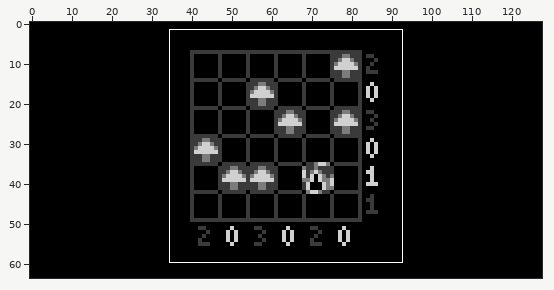
Sprite sheet -- tests/summercamp/image9.png. Above, an overview of the earlier version with the close-up marked.
Close-up. Before the edit:
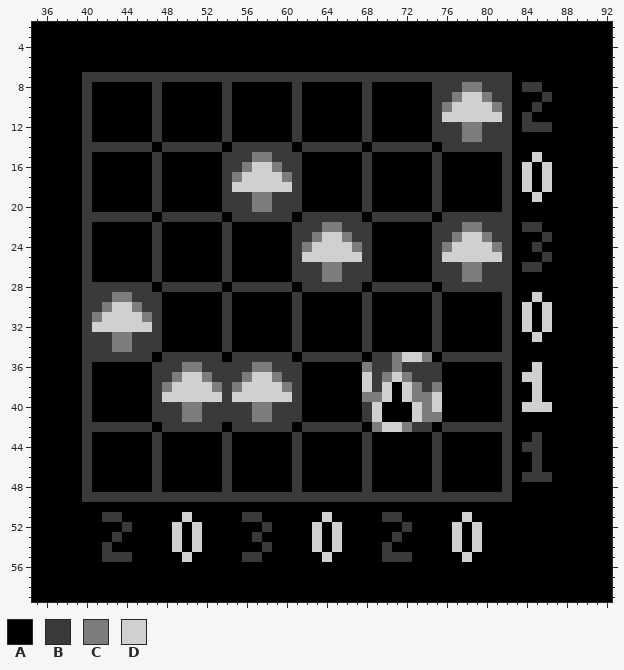
The file is 128x64 pixels. Shown: x 35..92, y 2..59.
Palette (. is transparent): A #000000  B #3a3a3a  C #7c7c7c  D #d0d0d0
Pixels before (only the part around the change), first column x 35:
 2 AAAAAAAAAAAAAAAAAAAAAAAAAAAAAAAAAAAAAAAAAAAAAAAAAAAAAAAAAA
 3 AAAAAAAAAAAAAAAAAAAAAAAAAAAAAAAAAAAAAAAAAAAAAAAAAAAAAAAAAA
 4 AAAAAAAAAAAAAAAAAAAAAAAAAAAAAAAAAAAAAAAAAAAAAAAAAAAAAAAAAA
 5 AAAAAAAAAAAAAAAAAAAAAAAAAAAAAAAAAAAAAAAAAAAAAAAAAAAAAAAAAA
 6 AAAAAAAAAAAAAAAAAAAAAAAAAAAAAAAAAAAAAAAAAAAAAAAAAAAAAAAAAA
 7 AAAAABBBBBBBBBBBBBBBBBBBBBBBBBBBBBBBBBBBBBBBBBBBAAAAAAAAAA
 8 AAAAABAAAAAABAAAAAABAAAAAABAAAAAABAAAAAABBBCCBBBABBAAAAAAA
 9 AAAAABAAAAAABAAAAAABAAAAAABAAAAAABAAAAAABBCDDCBBAAABAAAAAA
10 AAAAABAAAAAABAAAAAABAAAAAABAAAAAABAAAAAABCDDDDCBAABAAAAAAA
11 AAAAABAAAAAABAAAAAABAAAAAABAAAAAABAAAAAABDDDDDDBABAAAAAAAA
12 AAAAABAAAAAABAAAAAABAAAAAABAAAAAABAAAAAABBBCCBBBABBBAAAAAA
13 AAAAABAAAAAABAAAAAABAAAAAABAAAAAABAAAAAABBBCCBBBAAAAAAAAAA
14 AAAAABBBBBBBABBBBBBABBBBBBABBBBBBABBBBBBABBBBBBBAAAAAAAAAA
15 AAAAABAAAAAABAAAAAABBBCCBBBAAAAAABAAAAAABAAAAAABAADAAAAAAA
16 AAAAABAAAAAABAAAAAABBCDDCBBAAAAAABAAAAAABAAAAAABADADAAAAAA
17 AAAAABAAAAAABAAAAAABCDDDDCBAAAAAABAAAAAABAAAAAABADADAAAAAA
18 AAAAABAAAAAABAAAAAABDDDDDDBAAAAAABAAAAAABAAAAAABADADAAAAAA
19 AAAAABAAAAAABAAAAAABBBCCBBBAAAAAABAAAAAABAAAAAABAADAAAAAAA
20 AAAAABAAAAAABAAAAAABBBCCBBBAAAAAABAAAAAABAAAAAABAAAAAAAAAA
21 AAAAABBBBBBBABBBBBBABBBBBBABBBBBBABBBBBBABBBBBBBAAAAAAAAAA
22 AAAAABAAAAAABAAAAAABAAAAAABBBCCBBBAAAAAABBBCCBBBABBAAAAAAA
23 AAAAABAAAAAABAAAAAABAAAAAABBCDDCBBAAAAAABBCDDCBBAAABAAAAAA
24 AAAAABAAAAAABAAAAAABAAAAAABCDDDDCBAAAAAABCDDDDCBAABAAAAAAA
25 AAAAABAAAAAABAAAAAABAAAAAABDDDDDDBAAAAAABDDDDDDBAAABAAAAAA
26 AAAAABAAAAAABAAAAAABAAAAAABBBCCBBBAAAAAABBBCCBBBABBAAAAAAA
27 AAAAABAAAAAABAAAAAABAAAAAABBBCCBBBAAAAAABBBCCBBBAAAAAAAAAA
28 AAAAABBBBBBBABBBBBBABBBBBBABBBBBBABBBBBBABBBBBBBAAAAAAAAAA
29 AAAAABBBCCBBBAAAAAABAAAAAABAAAAAABAAAAAABAAAAAABAADAAAAAAA
30 AAAAABBCDDCBBAAAAAABAAAAAABAAAAAABAAAAAABAAAAAABADADAAAAAA
31 AAAAABCDDDDCBAAAAAABAAAAAABAAAAAABAAAAAABAAAAAABADADAAAAAA
32 AAAAABDDDDDDBAAAAAABAAAAAABAAAAAABAAAAAABAAAAAABADADAAAAAA
33 AAAAABBBCCBBBAAAAAABAAAAAABAAAAAABAAAAAABAAAAAABAADAAAAAAA
34 AAAAABBBCCBBBAAAAAABAAAAAABAAAAAABAAAAAABAAAAAABAAAAAAAAAA
35 AAAAABBBBBBBABBBBBBABBBBBBABBBBBBABBCDDCABBBBBBBAAAAAAAAAA
36 AAAAABAAAAAABBBCCBBBBBCCBBBAAAAAACBBCBBBBAAAAAABAADAAAAAAA
37 AAAAABAAAAAABBCDDCBBBCDDCBBAAAAAADBCDCBBBAAAAAABADDAAAAAAA
38 AAAAABAAAAAABCDDDDCBCDDDDCBAAAAAADBDADCBCAAAAAABAADAAAAAAA
39 AAAAABAAAAAABDDDDDDBDDDDDDBAAAAAACCDADCCDAAAAAABAADAAAAAAA
40 AAAAABAAAAAABBBCCBBBBBCCBBBAAAAAABDAAADCDAAAAAABADDDAAAAAA
41 AAAAABAAAAAABBBCCBBBBBCCBBBAAAAAABDAAADCCAAAAAABAAAAAAAAAA
42 AAAAABBBBBBBABBBBBBABBBBBBABBBBBBACDDCBBABBBBBBBAAAAAAAAAA
43 AAAAABAAAAAABAAAAAABAAAAAABAAAAAABAAAAAABAAAAAABAABAAAAAAA
44 AAAAABAAAAAABAAAAAABAAAAAABAAAAAABAAAAAABAAAAAABABBAAAAAAA
45 AAAAABAAAAAABAAAAAABAAAAAABAAAAAABAAAAAABAAAAAABAABAAAAAAA
46 AAAAABAAAAAABAAAAAABAAAAAABAAAAAABAAAAAABAAAAAABAABAAAAAAA
47 AAAAABAAAAAABAAAAAABAAAAAABAAAAAABAAAAAABAAAAAABABBBAAAAAA
48 AAAAABAAAAAABAAAAAABAAAAAABAAAAAABAAAAAABAAAAAABAAAAAAAAAA
49 AAAAABBBBBBBBBBBBBBBBBBBBBBBBBBBBBBBBBBBBBBBBBBBAAAAAAAAAA
50 AAAAAAAAAAAAAAAAAAAAAAAAAAAAAAAAAAAAAAAAAAAAAAAAAAAAAAAAAA
51 AAAAAAABBAAAAAADAAAAABBAAAAAADAAAAABBAAAAAADAAAAAAAAAAAAAA
52 AAAAAAAAABAAAADADAAAAAABAAAADADAAAAAABAAAADADAAAAAAAAAAAAA
53 AAAAAAAABAAAAADADAAAAABAAAAADADAAAAABAAAAADADAAAAAAAAAAAAA
54 AAAAAAABAAAAAADADAAAAAABAAAADADAAAABAAAAAADADAAAAAAAAAAAAA
55 AAAAAAABBBAAAAADAAAAABBAAAAAADAAAAABBBAAAAADAAAAAAAAAAAAAA
56 AAAAAAAAAAAAAAAAAAAAAAAAAAAAAAAAAAAAAAAAAAAAAAAAAAAAAAAAAA
57 AAAAAAAAAAAAAAAAAAAAAAAAAAAAAAAAAAAAAAAAAAAAAAAAAAAAAAAAAA
58 AAAAAAAAAAAAAAAAAAAAAAAAAAAAAAAAAAAAAAAAAAAAAAAAAAAAAAAAAA
59 AAAAAAAAAAAAAAAAAAAAAAAAAAAAAAAAAAAAAAAAAAAAAAAAAAAAAAAAAA
Once edited:
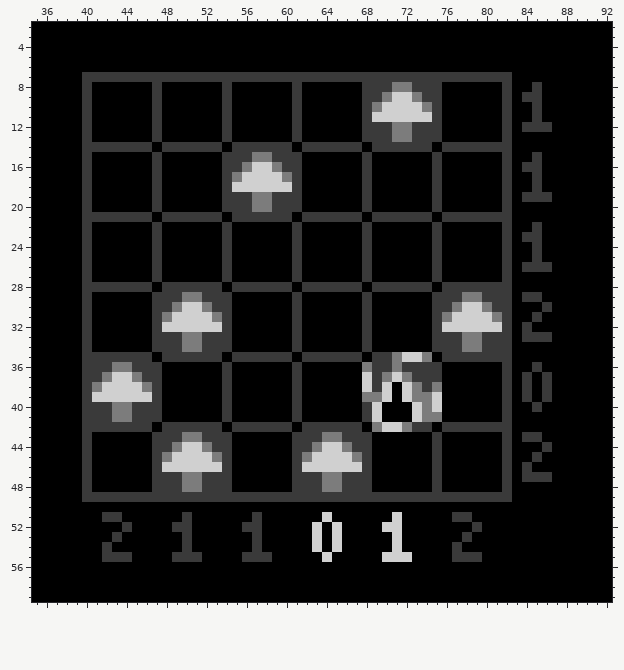
Edits made:
y 8: x 69..74 AAAAAA -> BBCCBB; x 76..81 BBCCBB -> AAAAAA; x 84 B -> A
y 9: x 69..74 AAAAAA -> BCDDCB; x 76..81 BCDDCB -> AAAAAA; x 84..86 AAB -> BBA
y 10: x 69..74 AAAAAA -> CDDDDC; x 76..81 CDDDDC -> AAAAAA
y 11: x 69..74 AAAAAA -> DDDDDD; x 76..81 DDDDDD -> AAAAAA; x 84..85 BA -> AB
y 12..13: x 69..74 AAAAAA -> BBCCBB; x 76..81 BBCCBB -> AAAAAA
y 15: x 85 D -> B
y 16: x 84..86 DAD -> BBA
y 17..18: x 84..86 DAD -> ABA
y 19: x 84..86 ADA -> BBB
y 22: x 62..67 BBCCBB -> AAAAAA; x 76..81 BBCCBB -> AAAAAA; x 84 B -> A
y 23: x 62..67 BCDDCB -> AAAAAA; x 76..81 BCDDCB -> AAAAAA; x 84..86 AAB -> BBA
y 24: x 62..67 CDDDDC -> AAAAAA; x 76..81 CDDDDC -> AAAAAA
y 25: x 62..67 DDDDDD -> AAAAAA; x 76..81 DDDDDD -> AAAAAA; x 85..86 AB -> BA
y 26: x 62..67 BBCCBB -> AAAAAA; x 76..81 BBCCBB -> AAAAAA; x 86 A -> B
y 27: x 62..67 BBCCBB -> AAAAAA; x 76..81 BBCCBB -> AAAAAA
y 29: x 41..46 BBCCBB -> AAAAAA; x 48..53 AAAAAA -> BBCCBB; x 76..81 AAAAAA -> BBCCBB; x 84..85 AD -> BB
y 30: x 41..46 BCDDCB -> AAAAAA; x 48..53 AAAAAA -> BCDDCB; x 76..81 AAAAAA -> BCDDCB; x 84 D -> A; x 86 D -> B
y 31: x 41..46 CDDDDC -> AAAAAA; x 48..53 AAAAAA -> CDDDDC; x 76..81 AAAAAA -> CDDDDC; x 84..86 DAD -> ABA
y 32: x 41..46 DDDDDD -> AAAAAA; x 48..53 AAAAAA -> DDDDDD; x 76..81 AAAAAA -> DDDDDD; x 84 D -> B; x 86 D -> A
y 33: x 41..46 BBCCBB -> AAAAAA; x 48..53 AAAAAA -> BBCCBB; x 76..81 AAAAAA -> BBCCBB; x 84..86 ADA -> BBB
y 34: x 41..46 BBCCBB -> AAAAAA; x 48..53 AAAAAA -> BBCCBB; x 76..81 AAAAAA -> BBCCBB
y 36: x 41..46 AAAAAA -> BBCCBB; x 48..53 BBCCBB -> AAAAAA; x 55..60 BBCCBB -> AAAAAA; x 85 D -> B
y 37: x 41..46 AAAAAA -> BCDDCB; x 48..53 BCDDCB -> AAAAAA; x 55..60 BCDDCB -> AAAAAA; x 84..86 DDA -> BAB
y 38: x 41..46 AAAAAA -> CDDDDC; x 48..53 CDDDDC -> AAAAAA; x 55..60 CDDDDC -> AAAAAA; x 84..86 ADA -> BAB
y 39: x 41..46 AAAAAA -> DDDDDD; x 48..53 DDDDDD -> AAAAAA; x 55..60 DDDDDD -> AAAAAA; x 84..86 ADA -> BAB
y 40: x 41..46 AAAAAA -> BBCCBB; x 48..53 BBCCBB -> AAAAAA; x 55..60 BBCCBB -> AAAAAA; x 84..86 DDD -> ABA
y 41: x 41..46 AAAAAA -> BBCCBB; x 48..53 BBCCBB -> AAAAAA; x 55..60 BBCCBB -> AAAAAA
y 43: x 48..53 AAAAAA -> BBCCBB; x 62..67 AAAAAA -> BBCCBB; x 84 A -> B
y 44: x 48..53 AAAAAA -> BCDDCB; x 62..67 AAAAAA -> BCDDCB; x 84..86 BBA -> AAB
y 45: x 48..53 AAAAAA -> CDDDDC; x 62..67 AAAAAA -> CDDDDC
y 46: x 48..53 AAAAAA -> DDDDDD; x 62..67 AAAAAA -> DDDDDD; x 84..85 AB -> BA
y 47..48: x 48..53 AAAAAA -> BBCCBB; x 62..67 AAAAAA -> BBCCBB
y 51: x 50 D -> B; x 56 B -> A; x 70..71 BB -> AD; x 77..78 AD -> BB
y 52: x 49..51 DAD -> BBA; x 56..58 AAB -> BBA; x 70..72 AAB -> DDA; x 77 D -> A; x 79 D -> B
y 53: x 49..51 DAD -> ABA; x 71 B -> D; x 77..79 DAD -> ABA
y 54: x 49..51 DAD -> ABA; x 57..58 AB -> BA; x 70..71 BA -> AD; x 77 D -> B; x 79 D -> A
y 55: x 49..51 ADA -> BBB; x 58 A -> B; x 70..72 BBB -> DDD; x 77..79 ADA -> BBB
Boxes around the changes in both close-ups, in picture pixels (x1, y1, x2, y2):
changed: (92, 82, 552, 562)
